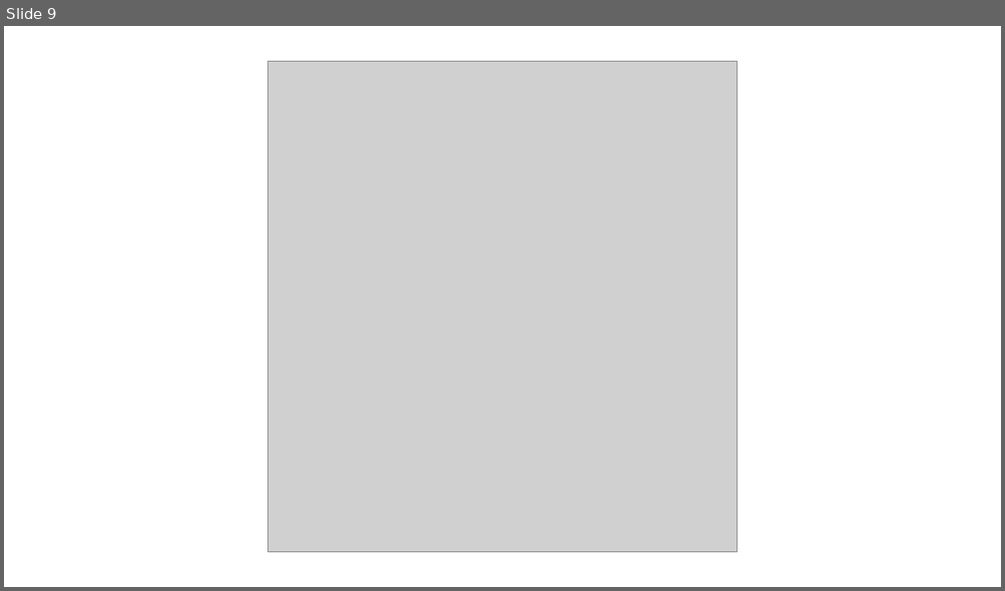
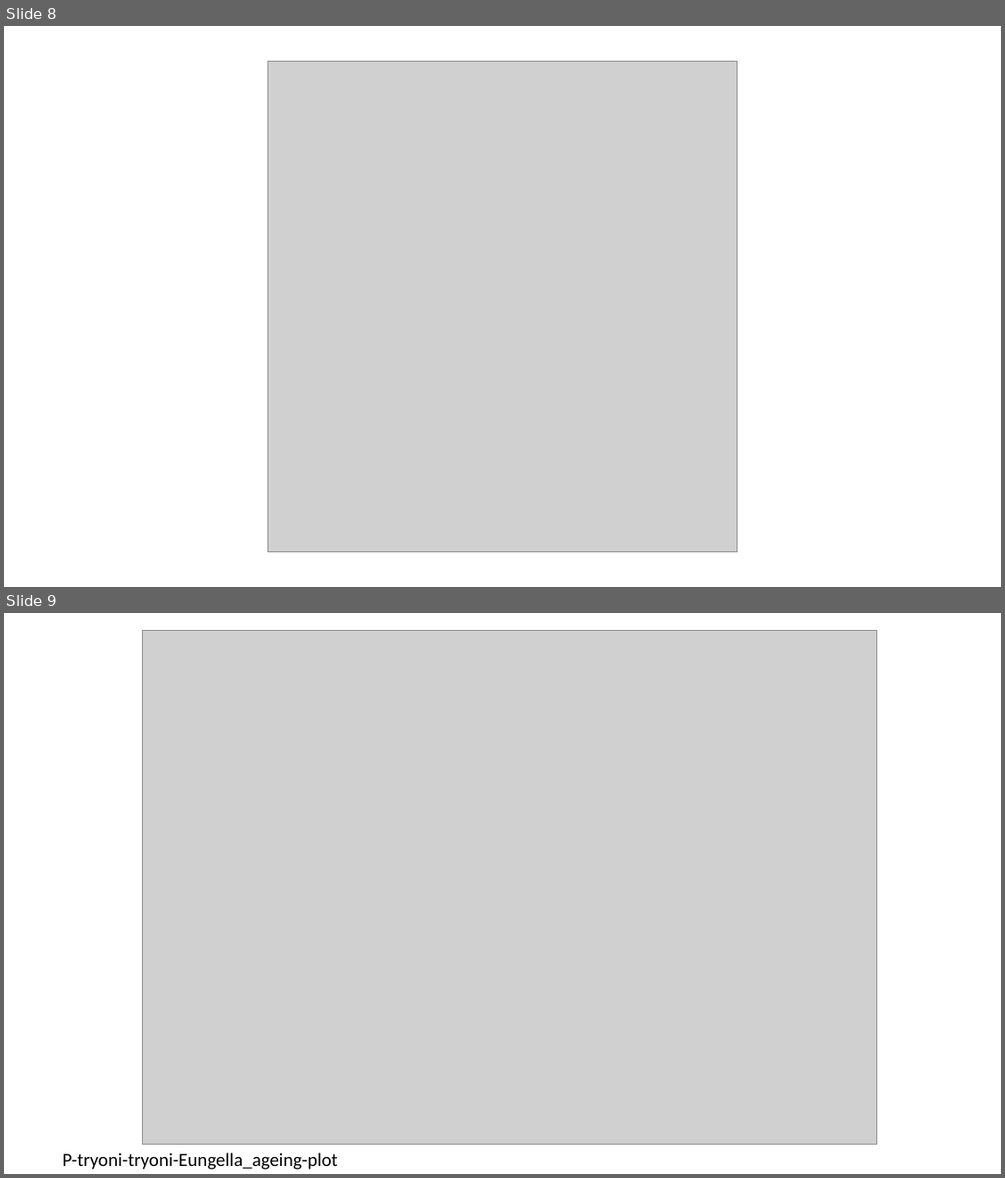
Before and after one commit to MEEP-projects/HGT_pipeline, a slide deck: manuscript/Figures/Blattabacterium HGT_figures-working.pptx. Shown one above the other, each under a label of ours: slide 9 before the commit, slides 8 and 9 after it. The pictures are 1005x591 and 1005x1178 pixels, drawn with LibreOffice and Linux fonts; fonts in the diff are those of the drawing; grey boxes stand for pictures. Boxes give left, top, right and bottom in pixels: in the first picture for what was removed or moved away, otherwise in the second. Text is boxed around its words. In the diff, an @@ line names an element or a change of style, - is before the commit and + after.

```diff
--- a/manuscript/Figures/Blattabacterium HGT_figures-working.pptx
+++ b/manuscript/Figures/Blattabacterium HGT_figures-working.pptx
@@ slide 9 added at bbox=[4, 613, 1001, 1174], background #FFFFFF @@
@@ picture added at bbox=[142, 630, 877, 1143] @@
@@ text added at bbox=[63, 1152, 338, 1169], 18 pt, text #000000 @@
+P-tryoni-tryoni-Eungella_ageing-plot
@@ what was slide 9 is now slide 8 @@
```
Also in this commit, not shown: 3 slides changed, 2 other slides added, 1 slide removed, 4 other files.
